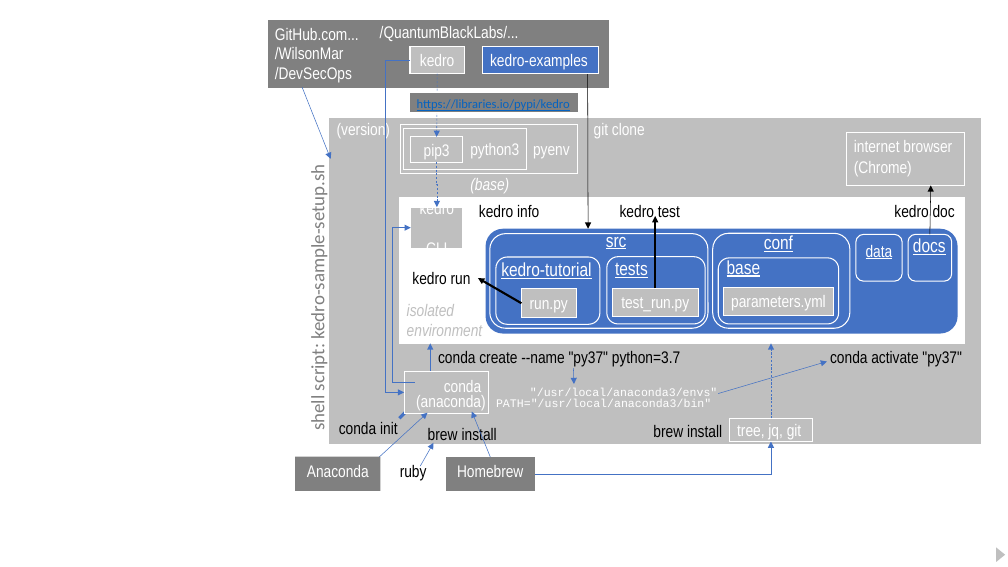
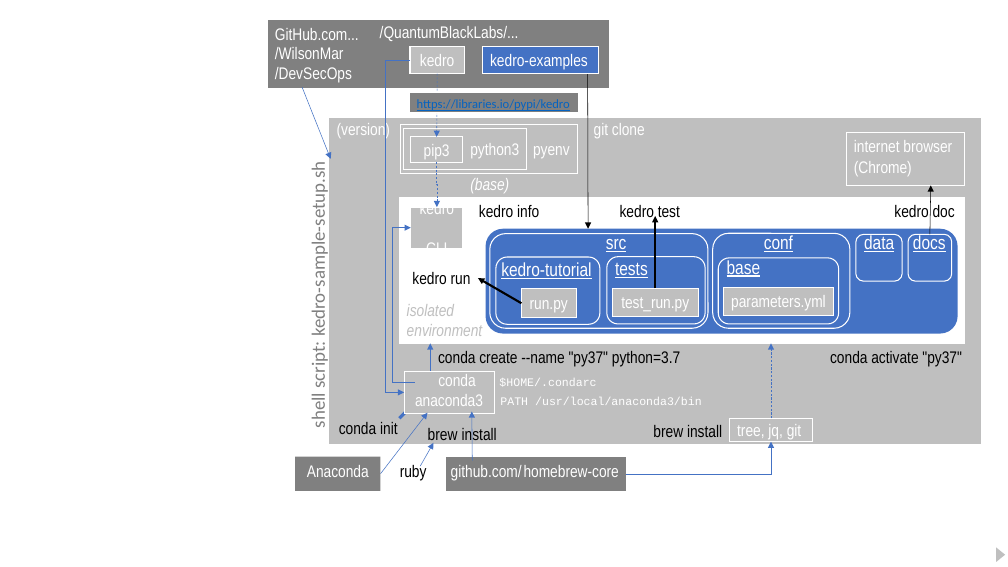
Before and after one commit to Consult2016/ascdso-devsecops, a slide deck: slide 1 of kedro/images/kedro-install-v01.pptx. Drawn at 1008x567 pixels with LibreOffice and Linux fonts; fonts in the diff are those of the drawing. Boxes give left, top, right and bottom in pixels: in the first picture for what was removed or moved away, otherwise in the second. Text is boxed around its words. In the diff, an @@ line names an element or a change of style, - is before the commit and + after.

```diff
--- a/kedro/images/kedro-install-v01.pptx
+++ b/kedro/images/kedro-install-v01.pptx
@@ text "shell script: kedro-sample-setup.sh": place and size @@
-text "shell script: kedro-sample-setup.sh" at box(306, 182, 329, 429)
+text "shell script: kedro-sample-setup.sh" at box(307, 178, 330, 427)
@@ text "src": place and size @@
-text "src" at box(606, 233, 627, 249)
+text "src" at box(606, 239, 627, 252)
@@ text added at box(864, 234, 894, 252), 18 pt, text #FFFFFF, underline @@
+data
@@ text "docs": place and size @@
-text "docs" at box(913, 238, 946, 255)
+text "docs" at box(913, 234, 946, 252)
@@ text in rounded rectangle at box(866, 245, 893, 259): text removed @@
-data
@@ rectangle: place and size @@
-rectangle at box(405, 372, 489, 414)
+rectangle at box(405, 372, 495, 414)
@@ text "anaconda3" at box(415, 394, 483, 406): vertical alignment top to middle @@
@@ text added at box(438, 374, 475, 386), 16 pt, text #FFFFFF @@
+conda
@@ text in rectangle at box(444, 380, 481, 396): text removed @@
-conda
@@ text added at box(499, 378, 596, 386), 11 pt, text #FFFFFF @@
+$HOME/.condarc
@@ text removed at box(530, 388, 717, 400) @@
-"/usr/local/anaconda3/envs"
@@ arrow removed from (574, 368) to (574, 384) @@
@@ arrow removed from (718, 394) to (827, 361) @@
@@ arrow moved from (359, 476) - (427, 413) to (380, 474) - (427, 413) @@
@@ text at box(415, 394, 483, 406): text changed @@
-(anaconda)
+anaconda3
@@ arrow moved from (491, 457) - (472, 411) to (473, 461) - (472, 411) @@
@@ text at box(500, 397, 702, 405): text changed @@
-PATH="/usr/local/anaconda3/bin"
+PATH /usr/local/anaconda3/bin
@@ elbow arrow moved from (535, 474) - (771, 442) to (627, 474) - (771, 442) @@
@@ rectangle "homebrew-core": place and size @@
-rectangle "homebrew-core" at box(445, 457, 535, 492)
+rectangle "homebrew-core" at box(445, 457, 626, 492)
@@ text added at box(451, 465, 522, 481), 16 pt, text #FFFFFF @@
+github.com/
@@ text in rectangle at box(524, 465, 619, 477): text changed @@
-Homebrew
+homebrew-core
```
Also in this commit, not shown: 26 other files.
